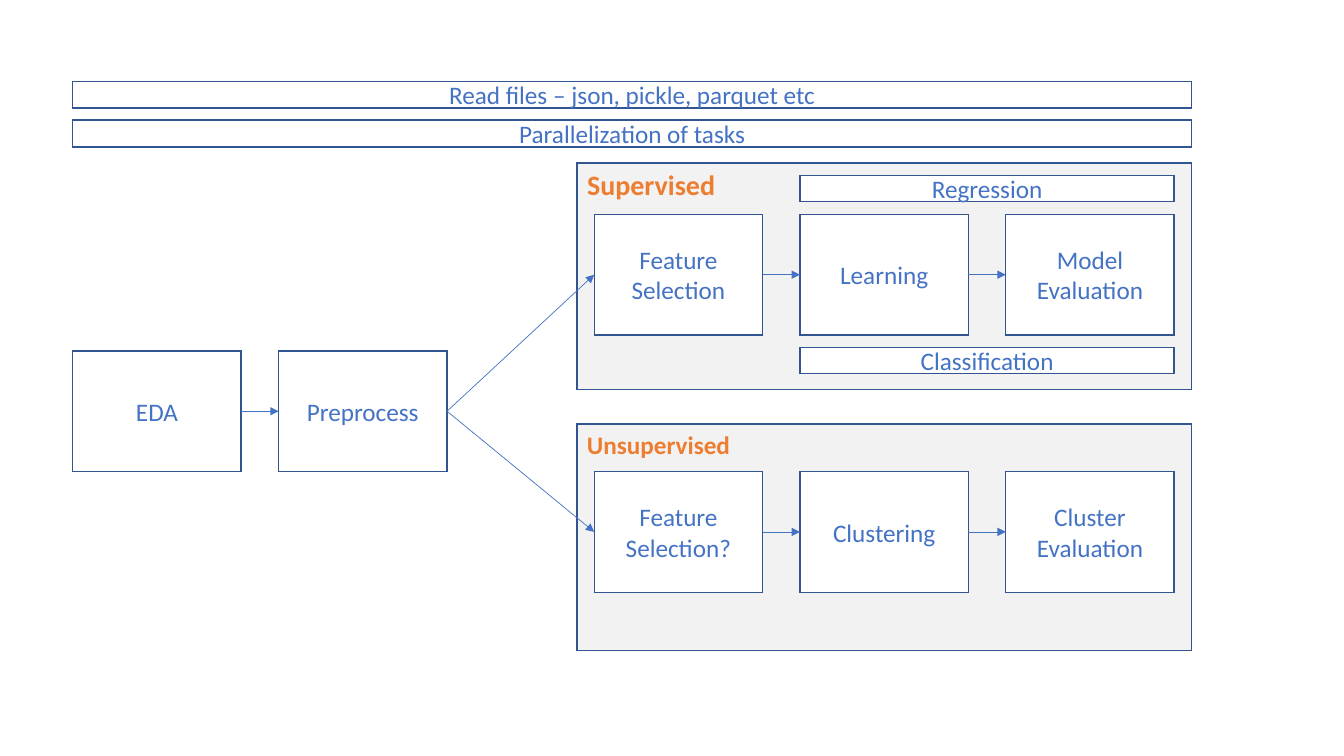
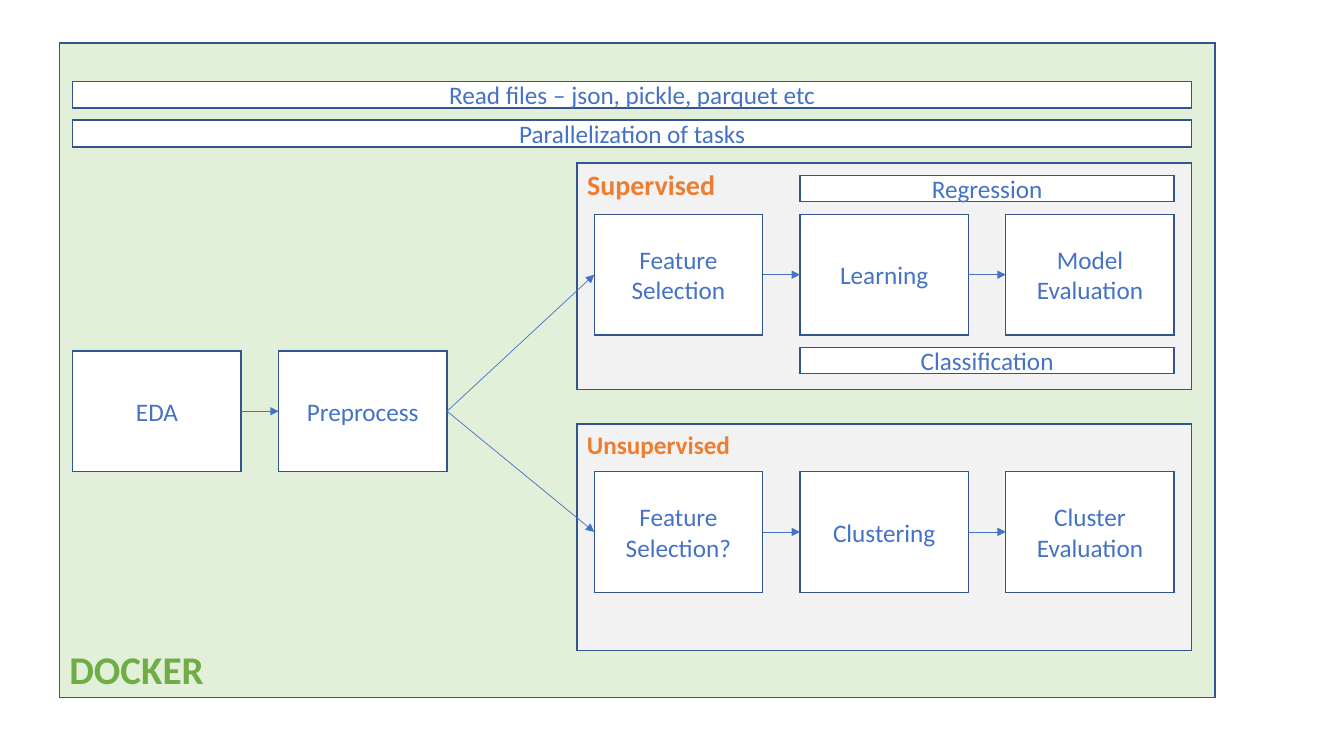
Before and after one commit to nitinrawatiitd/mlpipeline, a slide deck: slide 1 of Architecture.pptx. Drawn at 1344x756 pixels with LibreOffice and Linux fonts; fonts in the diff are those of the drawing. Boxes give left, top, right and bottom in pixels: in the first picture for what was removed or moved away, otherwise in the second. Text is boxed around its words. In the diff, an @@ line names an element or a change of style, - is before the commit and + after.

Commit message:
Structureal changes and architecture ppt

```diff
--- a/Architecture.pptx
+++ b/Architecture.pptx
@@ rectangle added at box(59, 42, 1216, 697), fill #E2F0D9, outline #325491 1 pt, 28 pt, text #70AD47, bold @@
+DOCKER
```
Also in this commit, not shown: 2 other files.
